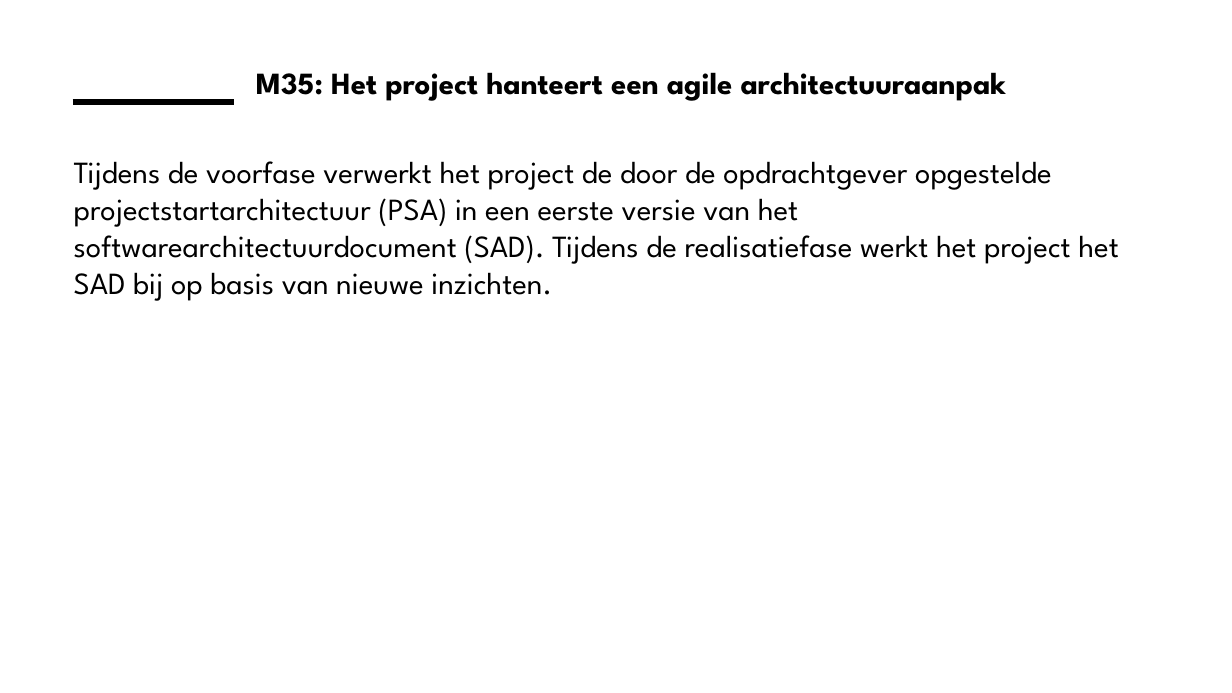
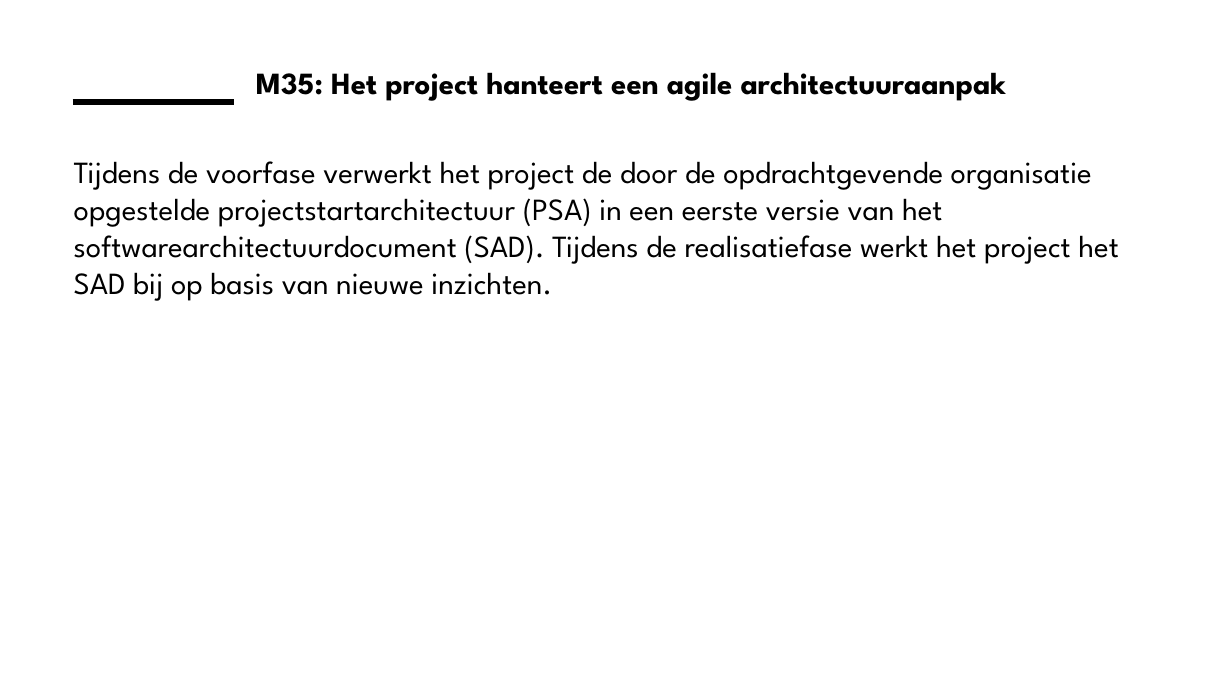
Before and after one commit to ICTU/Kwaliteitsaanpak, a slide deck: slide 21 of docs/wip/ICTU-Kwaliteitsaanpak.pptx. Drawn at 1232x693 pixels with LibreOffice and Linux fonts; fonts in the diff are those of the drawing; background and template pictures are left out. Boxes give left, top, right and bottom in pixels: in the first picture for what was removed or moved away, otherwise in the second. Text is boxed around its words. In the diff, an @@ line names an element or a change of style, - is before the commit and + after.

```diff
--- a/docs/wip/ICTU-Kwaliteitsaanpak.pptx
+++ b/docs/wip/ICTU-Kwaliteitsaanpak.pptx
@@ text at [74, 161, 1118, 301]: text changed @@
-Tijdens de voorfase verwerkt het project de door de opdrachtgever opgestelde projectstartarchitectuur (PSA) in een eerste versie van het softwarearchitectuurdocument (SAD). Tijdens de realisatiefase werkt het project het SAD bij op basis van nieuwe inzichten.
+Tijdens de voorfase verwerkt het project de door de opdrachtgevende organisatie opgestelde projectstartarchitectuur (PSA) in een eerste versie van het softwarearchitectuurdocument (SAD). Tijdens de realisatiefase werkt het project het SAD bij op basis van nieuwe inzichten.
```
Also in this commit, not shown: 5 other slides changed, 19 other files.
